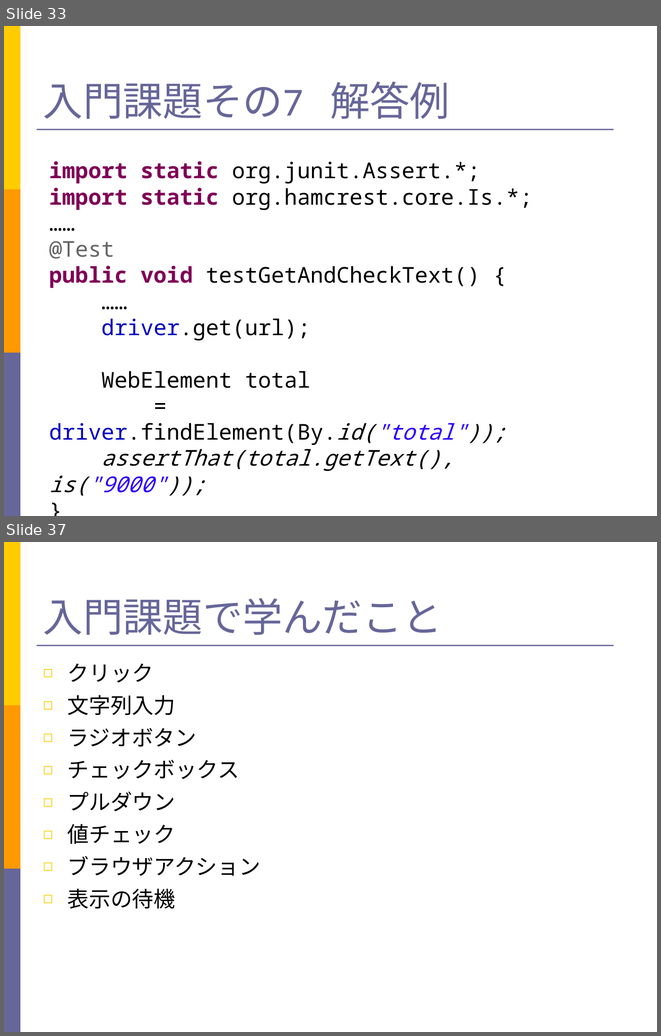
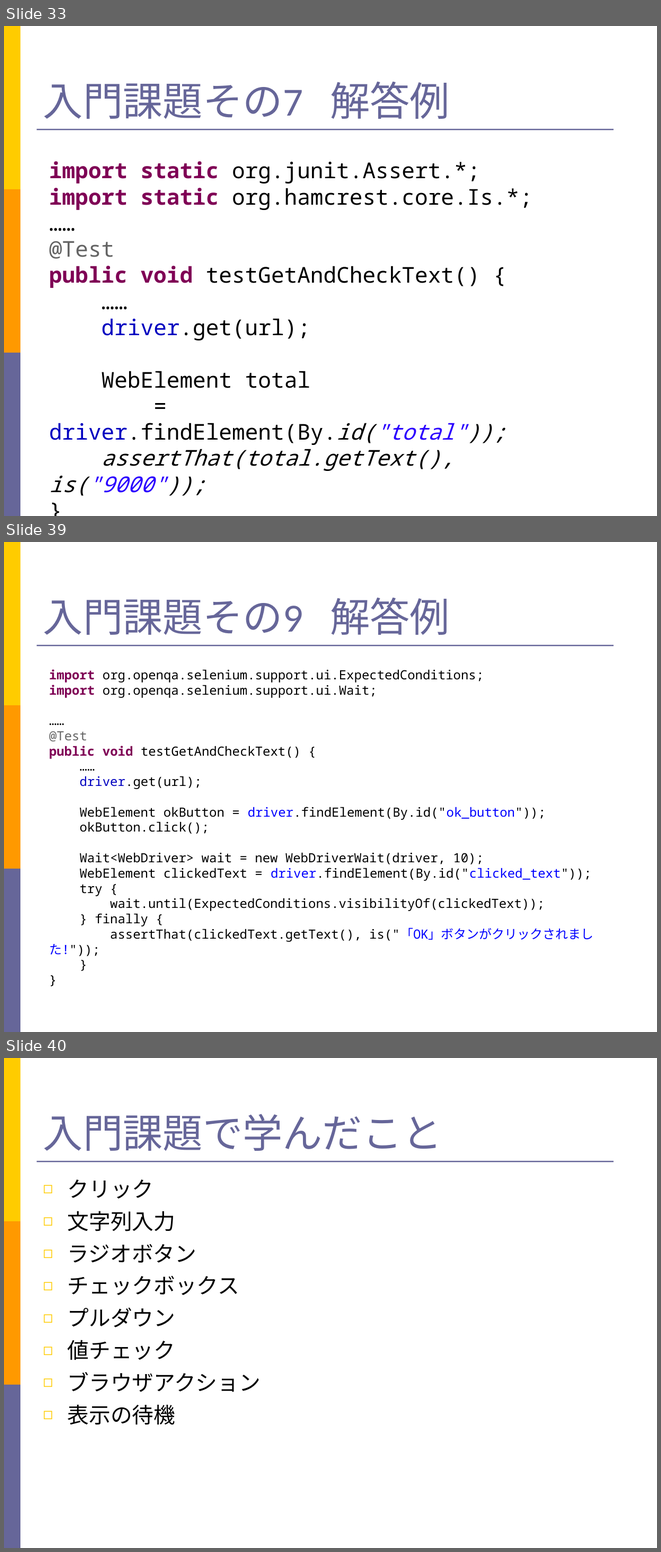
Before and after one commit to takuY-U2/STARHotel, a slide deck: docs/Slide.ppt. Shown one above the other, each under a label of ours: slides 33 and 37 before the commit, slides 33, 39 and 40 after it; the slides between them are not shown. The pictures are 661x1036 and 661x1552 pixels, drawn with LibreOffice and Linux fonts; fonts in the diff are those of the drawing. Boxes give left, top, right and bottom in pixels: in the first picture for what was removed or moved away, otherwise in the second. Text is boxed around its words. In the diff, an @@ line names an element or a change of style, - is before the commit and + after.

```diff
--- a/docs/Slide.ppt
+++ b/docs/Slide.ppt
@@ slide 39 added at bbox=[4, 542, 657, 1032], background #FFFFFF; not listed: 4 template elements that a slide beside it also shows @@
@@ title added at bbox=[43, 598, 450, 635], 44 pt, text #666699 @@
+入門課題その9 解答例
@@ text added at bbox=[49, 669, 594, 956], 14 pt, text #000000 @@
+import org.openqa.selenium.support.ui.ExpectedConditions;
+import org.openqa.selenium.support.ui.Wait;
+……
+@Test
+public void testGetAndCheckText() {
+……
+driver.get(url);
+WebElement okButton = driver.findElement(By.id("ok_button"));
+okButton.click();
+Wait<WebDriver> wait = new WebDriverWait(driver, 10);
+WebElement clickedText = driver.findElement(By.id("clicked_text"));
+try {
+wait.until(ExpectedConditions.visibilityOf(clickedText));
+} finally {
+assertThat(clickedText.getText(), is("「OK」ボタンがクリックされました!"));
+}
+}
@@ what was slide 37 is now slide 40 @@
```
Also in this commit, not shown: 4 slides changed, 2 other slides added, 5 other files.
